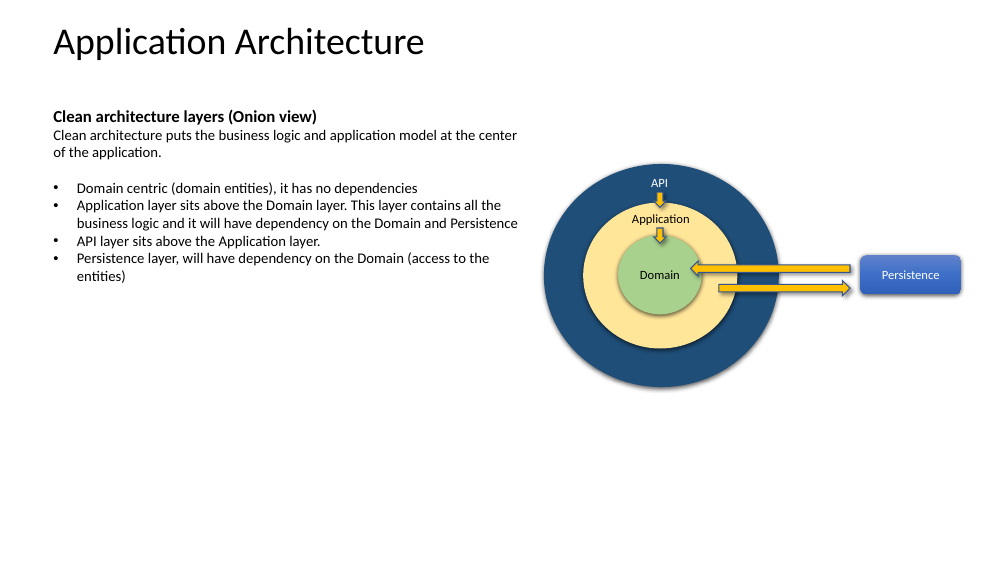
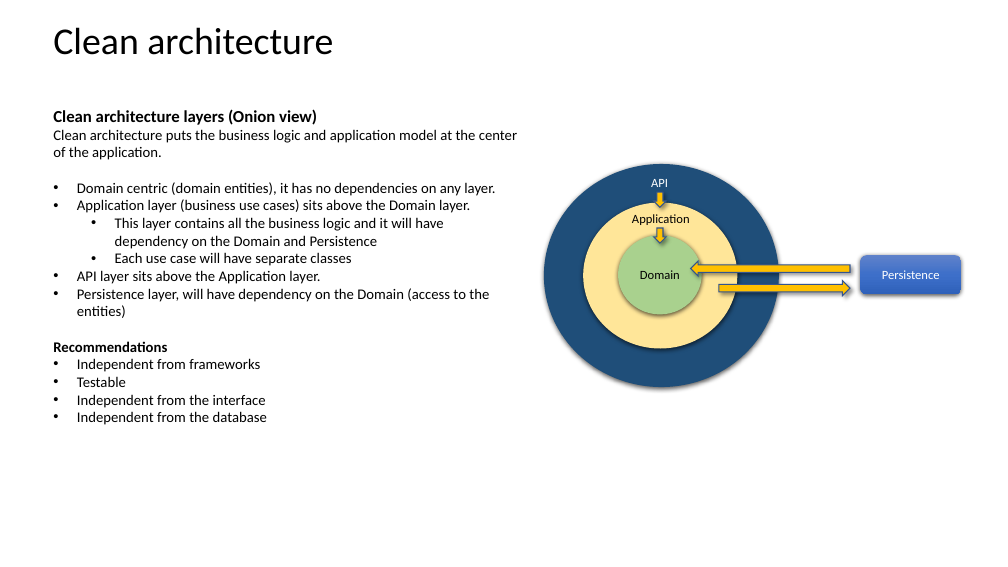
Before and after one commit to sundarkurs/DigitalAssets, a slide deck: slide 4 of Design/Digital Asset - Design.pptx. Drawn at 1008x567 pixels with LibreOffice and Linux fonts; fonts in the diff are those of the drawing. Boxes give left, top, right and bottom in pixels: in the first picture for what was removed or moved away, otherwise in the second. Text is boxed around its words. In the diff, an @@ line names an element or a change of style, - is before the commit and + after.

```diff
--- a/Design/Digital Asset - Design.pptx
+++ b/Design/Digital Asset - Design.pptx
@@ text at (53, 27, 333, 55): text changed @@
-Application Architecture
+Clean architecture
@@ text at (77, 182, 495, 266): text changed @@
-• Domain centric (domain entities), it has no dependencies
-• Application layer sits above the Domain layer. This layer contains all the business logic and it will have dependency on the Domain and Persistence
+• Domain centric (domain entities), it has no dependencies on any layer.
+• Application layer (business use cases) sits above the Domain layer.
+  • This layer contains all the business logic and it will have dependency on the Domain and Persistence
+  • Each use case will have separate classes
@@ text at (53, 341, 267, 425): paragraphs added @@
+Recommendations
+• Independent from frameworks
+• Testable
+• Independent from the interface
+• Independent from the database
```
Also in this commit, not shown: 2 other slides changed, 2 slides added, 15 other files.
